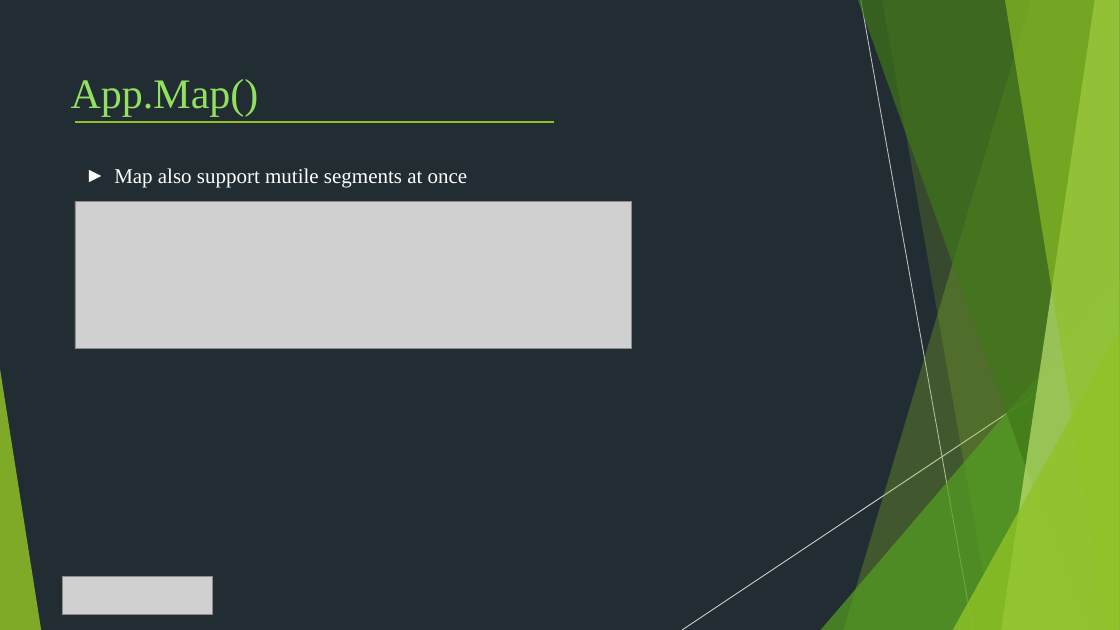
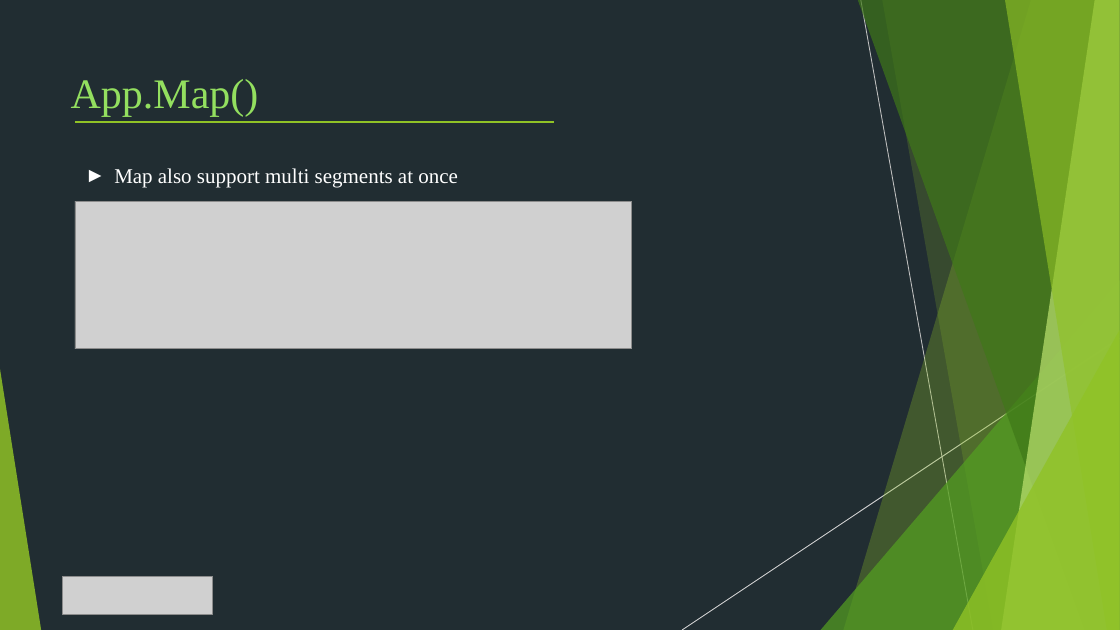
Before and after one commit to Chien-Do/Middleware-Filter, a slide deck: slide 11 of Middleware/Middleware.pptx. Drawn at 1120x630 pixels with LibreOffice and Linux fonts; fonts in the diff are those of the drawing; grey boxes stand for pictures. Boxes give left, top, right and bottom in pixels: in the first picture for what was removed or moved away, otherwise in the second. Text is boxed around its words. In the diff, an @@ line names an element or a change of style, - is before the commit and + after.

Commit message:
update ppt file

```diff
--- a/Middleware/Middleware.pptx
+++ b/Middleware/Middleware.pptx
@@ text at (x1=114, y1=168, x2=458, y2=188): text changed @@
-► Map also support mutile segments at once
+► Map also support multi segments at once
```
Also in this commit, not shown: 3 other slides changed, 2 slides added, 1 other file.
